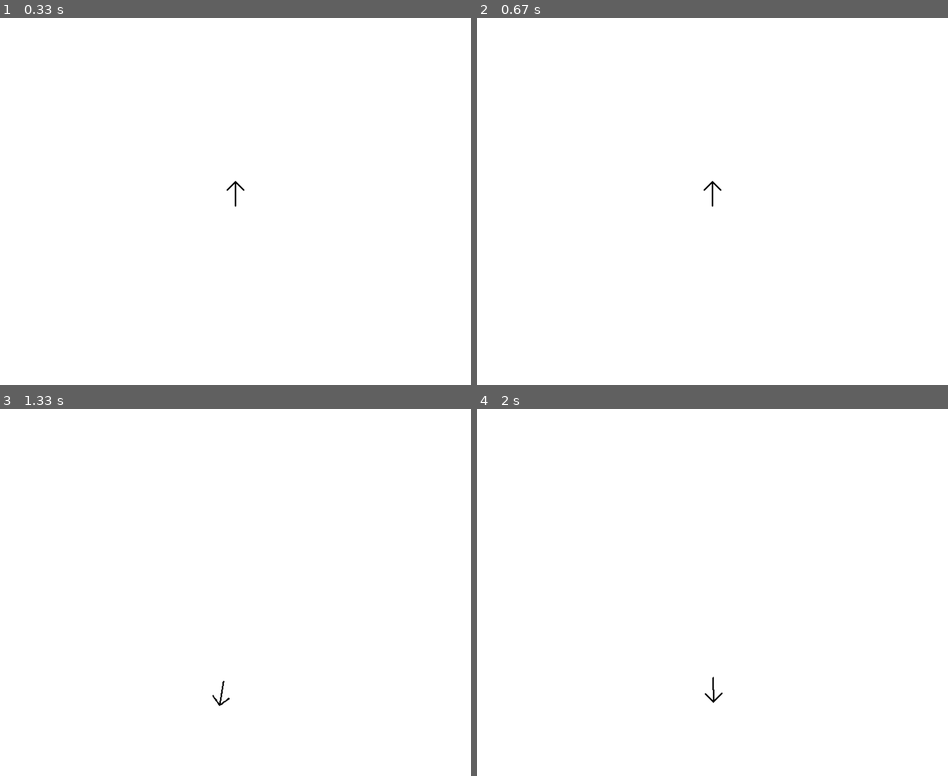
Above: before the commit, frames 1-4 (two rows, left to right).
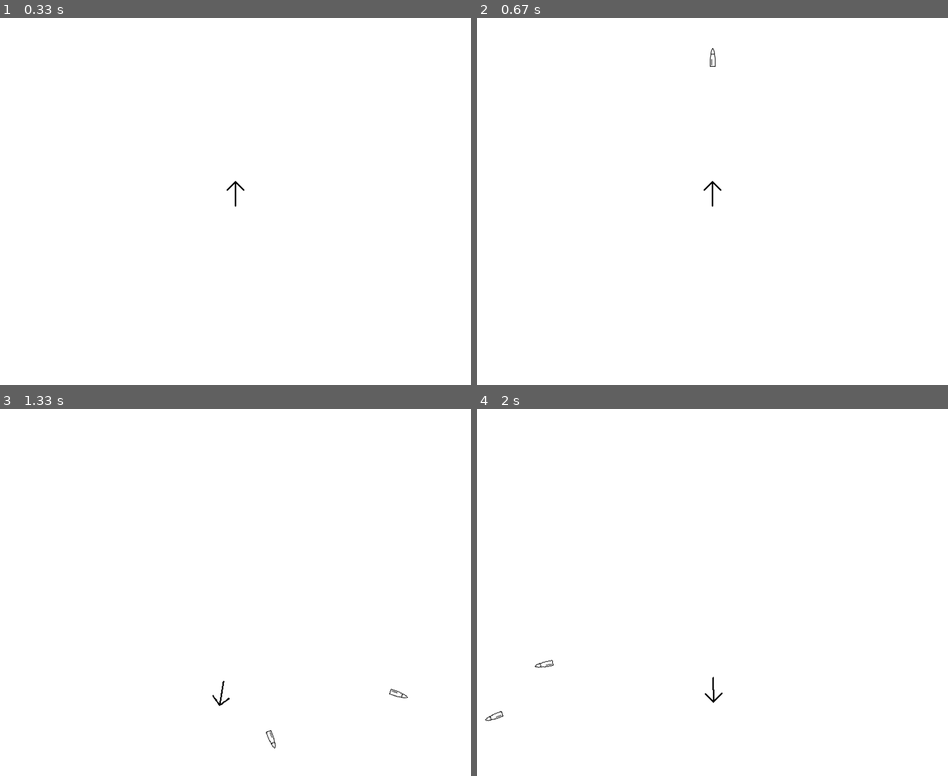
Above: after the commit, the same moments.

Repository: ArtMurMax/PhysTech_Game_project_DooM
Game: pygame game, started from DooM_main.py
Same seed, same stepped clock (60 frames per second), same inputs: the game is played once before the commit and once after it.
Inputs:
- Up to frame 1 (0.33 s): no input
- Up to frame 2 (0.67 s): tap Space at 0.33 s
- Up to frame 3 (1.33 s): hold Right 0.67-1.13 s; hold D 0.67-1.13 s; tap Space at 0.73, 1.03, 1.23 s; hold Right from 1.17 s (still down); hold D from 1.17 s (still down)
- Up to frame 4 (2 s): tap Space at 1.53, 1.73 s; release Right at 1.63 s; release D at 1.63 s; hold Left from 1.67 s (still down); hold A from 1.67 s (still down)

Frame 1 is identical in both runs. In frame 2, less than 0.1% of the frame differs, in the area x 49-51%, y 8-14%; in frame 3, less than 0.1%, in the area x 56-87%, y 76-93%; in frame 4, less than 0.1%.

Commit message:
Оно перемещается, оно стреляет. Есть небольшой косяк при перемещении

Diff:
--- a/DooM_main.py
+++ b/DooM_main.py
@@ -13,11 +13,39 @@
 RED = (255, 0, 0)
 GREEN = (0, 255, 0)
 BLUE = (0, 0, 255)
+YELLOW = (255, 255, 0)
 
 game_folder = os.path.dirname(__file__)
 img_folder = os.path.join(game_folder, 'img')
 player_img = pygame.image.load(os.path.join(img_folder, 'player.png'))
+bullet_img = pygame.image.load(os.path.join(img_folder, 'bullet.png'))
 
+class Vector():
+    def __init__(self, x, y):
+        self.x = x
+        self.y = y
+
+    def __add__(self, other):
+        return Vector(self.x + other.x, self.y + other.y)
+
+class Bullet(pygame.sprite.Sprite):
+    def __init__(self, point, angle):
+        pygame.sprite.Sprite.__init__(self)
+        self.image = bullet_img
+        self.angle = angle
+        self.image = pygame.transform.rotate(self.image, int(self.angle * 180 / math.pi))
+        self.rect = self.image.get_rect()
+        self.rect.centery = point.y
+        self.rect.centerx = point.x
+        self.speed = 10
+        self.velocity = Vector(- self.speed * math.sin(angle), - self.speed * math.cos(angle))
+
+    def update(self):
+        self.rect.x += self.velocity.x
+        self.rect.y += self.velocity.y
+        # убить, если он заходит за верхнюю часть экрана
+        if self.rect.bottom < 0:
+            self.kill()
 
 class Player(pygame.sprite.Sprite):
     def __init__(self):
@@ -26,11 +54,12 @@
         self.image = self.original_image
         self.rect = self.image.get_rect()
         self.rect.center = (WIDTH / 2, HEIGHT / 2)
-        self.fi = 0;
+        self.angle = 0
+        self.vector_gun_start = Vector(0, self.rect.top - self.rect.centery)
+        self.point_gun = self.vector_gun_start + Vector(self.rect.centerx, self.rect.centery)
 
     def update(self):
-        speed_rel_x = 0
-        speed_rel_y = 0
+        velocity_rel = Vector(0, 0)
         w = 0
 
         keystate = pygame.key.get_pressed()
@@ -38,24 +67,25 @@
             w = 5 * math.pi / 180
         if keystate[pygame.K_RIGHT]:
             w = -5 * math.pi / 180
-        self.fi += w
-        self.image = pygame.transform.rotate(self.original_image, int(self.fi * 180 / math.pi))
+        self.angle += w
+        self.image = pygame.transform.rotate(self.original_image, int(self.angle * 180 / math.pi))
         self.rect = self.image.get_rect(center=self.rect.center)
+        self.point_gun.x = self.vector_gun_start.x * math.cos(self.angle) + self.vector_gun_start.y * math.sin(self.angle) + self.rect.centerx
+        self.point_gun.y = - self.vector_gun_start.x * math.sin(self.angle) + self.vector_gun_start.y * math.cos(self.angle) + self.rect.centery
 
         if keystate[pygame.K_a]:
-            speed_rel_x = -8
+            velocity_rel.x = -8
         if keystate[pygame.K_d]:
-            speed_rel_x = 8
+            velocity_rel.x = 8
 
         if keystate[pygame.K_w]:
-            speed_rel_y = -8
+            velocity_rel.y = -8
         if keystate[pygame.K_s]:
-            speed_rel_y = 8
+            velocity_rel.y = 8
 
-        speed_x = speed_rel_x * math.cos(self.fi) + speed_rel_y * math.sin(self.fi)
-        self.rect.x += speed_x
-        speed_y = - speed_rel_x * math.sin(self.fi) + speed_rel_y * math.cos(self.fi)
-        self.rect.y += speed_y
+        self.velocity = Vector(velocity_rel.x * math.cos(self.angle) + velocity_rel.y * math.sin(self.angle),
+                      - velocity_rel.x * math.sin(self.angle) + velocity_rel.y * math.cos(self.angle))
+        self.rect.x += self.velocity.x; self.rect.y += self.velocity.y
 
         if self.rect.right > WIDTH:
             self.rect.right = WIDTH
@@ -65,6 +95,12 @@
             self.rect.bottom = HEIGHT
         if self.rect.top < 0:
             self.rect.top = 0
+
+    def shoot(self):
+        bullet = Bullet(self.point_gun, self.angle)
+        all_sprites.add(bullet)
+        bullets.add(bullet)
+
 
 
 
@@ -77,6 +113,7 @@
 all_sprites = pygame.sprite.Group()
 player = Player()
 all_sprites.add(player)
+bullets = pygame.sprite.Group()
 
 # Цикл игры
 running = True
@@ -85,9 +122,12 @@
     clock.tick(FPS)
     # Ввод процесса (события)
     for event in pygame.event.get():
-        # check for closing window
+        # проверка для закрытия окна
         if event.type == pygame.QUIT:
             running = False
+        elif event.type == pygame.KEYDOWN:
+            if event.key == pygame.K_SPACE:
+                player.shoot()
 
     # Обновление
     all_sprites.update()
Binary file added: img/bullet.png
